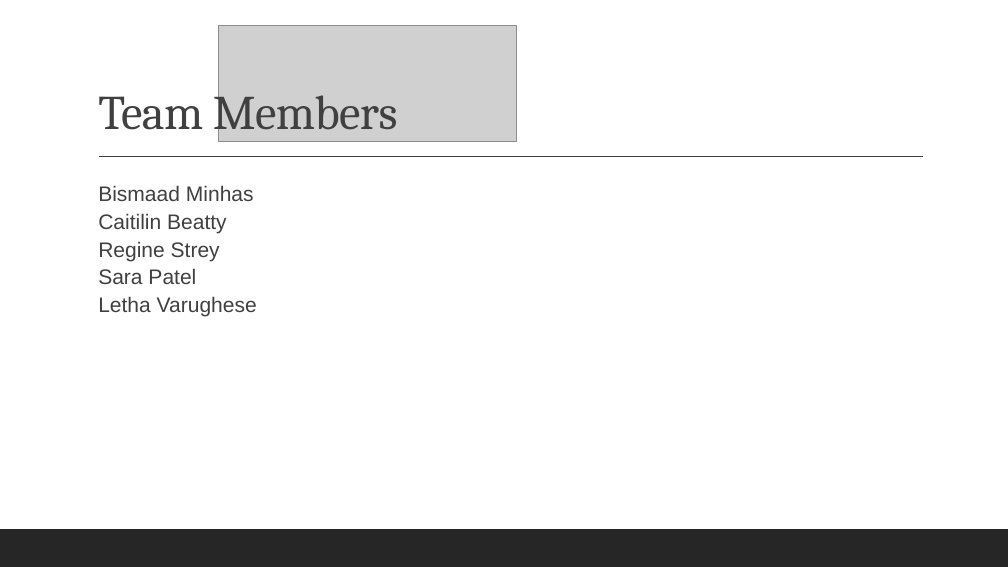
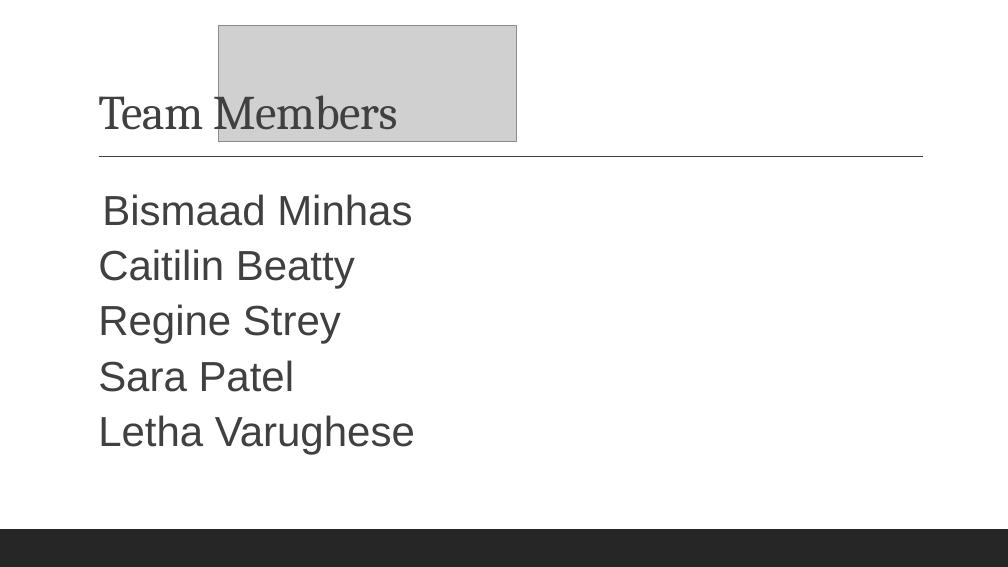
Before and after one commit to reginesgit/Factors-Contributing-to-a-Countrys-Happiness, a slide deck: slide 2 of Anaconda_Results_Presentation.pptx. Drawn at 1008x567 pixels with LibreOffice and Linux fonts; fonts in the diff are those of the drawing; grey boxes stand for pictures. Boxes give left, top, right and bottom in pixels: in the first picture for what was removed or moved away, otherwise in the second. Text is boxed around its words. In the diff, an @@ line names an element or a change of style, - is before the commit and + after.

```diff
--- a/Anaconda_Results_Presentation.pptx
+++ b/Anaconda_Results_Presentation.pptx
@@ text "Bismaad Minhas Caitilin Beatty Regine ..." at (x1=98, y1=194, x2=415, y2=455): size 20 to 40 pt @@
```
Also in this commit, not shown: 5 other slides changed, 1 slide added, 1 slide removed, 5 other files.
